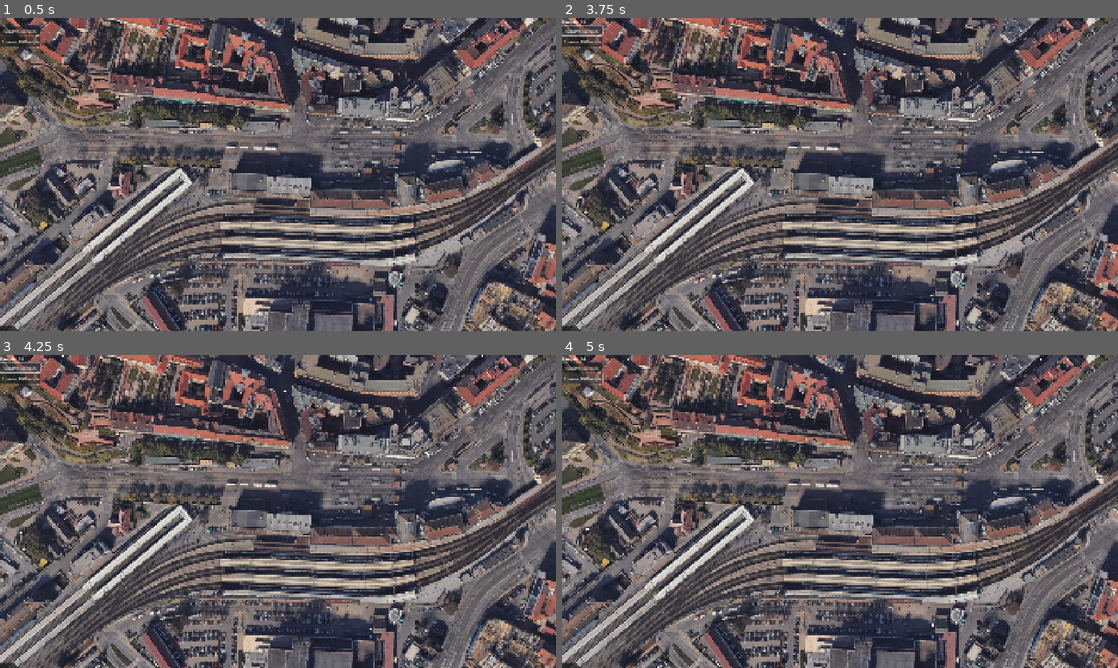
Above: before the commit, frames 1-4 (two rows, left to right).
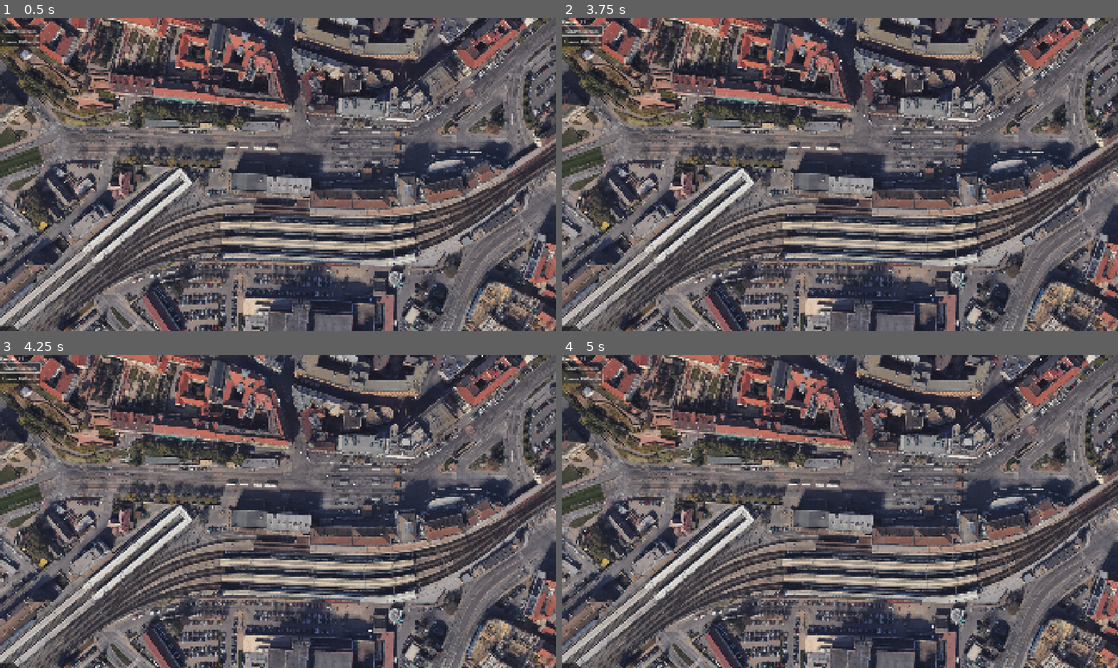
Above: after the commit, the same moments.

Repository: VojtaStruhar/hlavas
Game: Godot game, scene res://Scenes/main.tscn
Two runs of this game, one before a commit and one after it. Both use one fixed random seed, a clock stepped at 60 frames per second and the inputs below.
Inputs:
- Up to frame 1 (0.5 s): no input
- Up to frame 2 (3.75 s): click "Spawn person" at 0.5 s; click "Spawn 10 People" at 1.25 s; click "Spawn person" at 2 s; click "Spawn 10 People" at 2.75 s; click "Spawn person" at 3.5 s
- Up to frame 3 (4.25 s): no input
- Up to frame 4 (5 s): click "Spawn 10 People" at 4.25 s

Frame 1 is identical in both runs. In frame 2, less than 0.1% of the frame differs, in the area x 3-76%, y 0-89%; in frame 3, less than 0.1%; in frame 4, less than 0.1%, in the area x 3-76%, y 0-88%.

Commit message:
Scattering on platforms works

Diff:
--- a/Scenes/main.tscn
+++ b/Scenes/main.tscn
@@ -1,7 +1,7 @@
 [gd_scene load_steps=48 format=3 uid="uid://dwt8hh41wlhih"]
 
 [ext_resource type="Texture2D" uid="uid://buikkxvhvo645" path="res://Assets/brno_google_earth_2.png" id="1_42f77"]
-[ext_resource type="Script" uid="uid://d3wi5ks1jrku1" path="res://Scripts/tram.gd" id="2_wopkb"]
+[ext_resource type="Script" uid="uid://d3wi5ks1jrku1" path="res://Scripts/train.gd" id="2_wopkb"]
 [ext_resource type="Texture2D" uid="uid://v5ao2pigmcb1" path="res://Assets/wagon.png" id="3_55qam"]
 [ext_resource type="PackedScene" uid="uid://cfrdvxst7bm3f" path="res://Scenes/point_of_interest.tscn" id="4_jjvhh"]
 [ext_resource type="PackedScene" uid="uid://bvytrapye3cw8" path="res://Scenes/exit_door.tscn" id="5_kry3j"]
@@ -14,18 +14,26 @@
 
 @onready var people_label: Label = $VBoxContainer/PeopleLabel
 
+const BRNAK = preload(\"res://Scenes/brnak.tscn\")
+
 var people_count = 0:
 	set(v):
 		people_count = v
 		people_label.text = \"People: \" + str(v)
 
 func _on_spawn_person_pressed() -> void:
-	var place = PlacesManager.get_random() as PointOfInterest
-
+	var place = PlacesManager.get_random()
+	print(\"Spawning at \", place.name)
 	if place is PointOfInterest:
 		place.people_inside += 1
 		people_count += 1
-
+	elif place is WaitingArea:
+		var b = BRNAK.instantiate()
+		get_tree().current_scene.add_child(b)
+		b.global_position = place.global_position
+		people_count += 1
+	else:
+		push_error(\"FAILED TO SPAWN PERSON AT: \" + str(place))
 
 func _on_spawn_10_people_pressed() -> void:
 	for i in range(10):
@@ -205,7 +213,7 @@
 size = Vector2(210, 14)
 
 [sub_resource type="RectangleShape2D" id="RectangleShape2D_344ge"]
-size = Vector2(210, 26)
+size = Vector2(210, 24)
 
 [sub_resource type="Curve2D" id="Curve2D_d1ilt"]
 _data = {
@@ -268,7 +276,6 @@
 [node name="Tram" type="PathFollow2D" parent="." node_paths=PackedStringArray("tracks")]
 position = Vector2(-87, 542)
 rotation = -0.20964
-scale = Vector2(1, 1)
 script = ExtResource("2_wopkb")
 tracks = [NodePath("../T1_Hybesova-NoveSady"), NodePath("../T1_NoveSady-Nadrazi"), NodePath("../T1_Nadrazi-Malinak")]
 
--- a/Scenes/waiting_area.tscn
+++ b/Scenes/waiting_area.tscn
@@ -4,3 +4,7 @@
 
 [node name="WaitingArea" type="Area2D"]
 script = ExtResource("1_au1ep")
+
+[node name="ReleaseTimer" type="Timer" parent="."]
+wait_time = 15.0
+autostart = true
--- a/Scripts/PlacesManager.gd
+++ b/Scripts/PlacesManager.gd
@@ -1,13 +1,21 @@
 extends Node
-
-var rng = RandomNumberGenerator.new()
 
 var _places: Array[Node2D]
 var _weights: Array[int]
+var _weights_sum: int
 
 func register(place: Node2D, weight: int) -> void:
 	_places.append(place)
 	_weights.append(weight)
+	_weights_sum += weight
 
 func get_random() -> Node2D:
-	return _places[rng.rand_weighted(_weights)]
+	var pick = randi_range(0, _weights_sum)
+
+	for i in range(_weights.size()):
+		pick -= _weights[i]
+		if pick <= 0:
+			return _places[i]
+
+	print("Weighted pick failed")
+	return _places[0]
--- a/Scripts/brnak.gd
+++ b/Scripts/brnak.gd
@@ -9,9 +9,7 @@
 # Called when the node enters the scene tree for the first time.
 func _ready() -> void:
 	SPEED += randi_range(-3, 3)
-
 	goal = PlacesManager.get_random()
-	print("Heading to ", goal.name)
 
 	if goal:
 		start.call_deferred()
--- a/Scripts/point_of_interest.gd
+++ b/Scripts/point_of_interest.gd
@@ -2,7 +2,7 @@
 class_name PointOfInterest extends Area2D
 
 @export var weight: int = 10
-@export var release_period: int = 3
+@export var release_period: float = 3
 
 @onready var release_timer: Timer = $ReleaseTimer
 
@@ -14,8 +14,7 @@
 func _ready() -> void:
 	PlacesManager.register(self, weight)
 
-
-	release_timer.wait_time = release_period
+	release_timer.wait_time = release_period + randf()
 	release_timer.timeout.connect(release_person)
 
 	self.area_entered.connect(on_area_entered)
--- a/Scripts/waiting_area.gd
+++ b/Scripts/waiting_area.gd
@@ -3,10 +3,26 @@
 
 @export var weight: int = 10
 
+@onready var release_timer: Timer = $ReleaseTimer
+
 var waiting_people: Array[Brnak] = []
+var waiting_collider: CollisionShape2D
+var waiting_rect: RectangleShape2D
 
 func _ready() -> void:
 	area_entered.connect(on_area_entered)
+
+	release_timer.wait_time += randf()
+	release_timer.timeout.connect(on_release_timeouot)
+
+	for child in get_children():
+		if child is CollisionShape2D:
+			waiting_collider = child
+			assert(child.shape is RectangleShape2D, "Waiting areas have to be rectangles")
+			waiting_rect = child.shape
+			break
+
+	assert(waiting_rect != null, "Waiting are has to have a collision shape")
 
 	PlacesManager.register(self, weight)
 
@@ -16,9 +32,28 @@
 	if potential_brnak is Brnak:
 		var b = potential_brnak as Brnak
 		if b.goal == self:
-			waiting_people.append(b)
-			# Place the guy somewhere on the platform
-			var col = get_child(0) as CollisionShape2D
-			var rect = col.shape as RectangleShape2D
-			var random_point = Vector2(randf_range(-0.5, 0.5) * rect.size.x, randf_range(-0.5, 0.5) * rect.size.y) + col.global_position
-			b.agent.target_position = random_point
+			store_person(b)
+
+
+func store_person(b: Brnak) -> void:
+	print(name, " Storing person")
+	waiting_people.append(b)
+	# Place the guy somewhere on the platform
+	var offset = Vector2(randf_range(-0.5, 0.5), randf_range(-0.5, 0.5))
+	b.agent.target_position = waiting_collider.global_position + offset * waiting_rect.size
+
+
+func release_person() -> void:
+	print(name, " Releasing person")
+	var person = waiting_people.pop_front() as Brnak
+	var goal = PlacesManager.get_random()
+
+	while goal == self: # Don't go back to me!!!
+		goal = PlacesManager.get_random()
+
+	person.goal = goal
+	person.start()
+
+func on_release_timeouot() -> void:
+	if waiting_people.size() > 0:
+		release_person()
Renamed: Scripts/tram.gd -> Scripts/train.gd
Renamed: Scripts/tram.gd.uid -> Scripts/train.gd.uid
